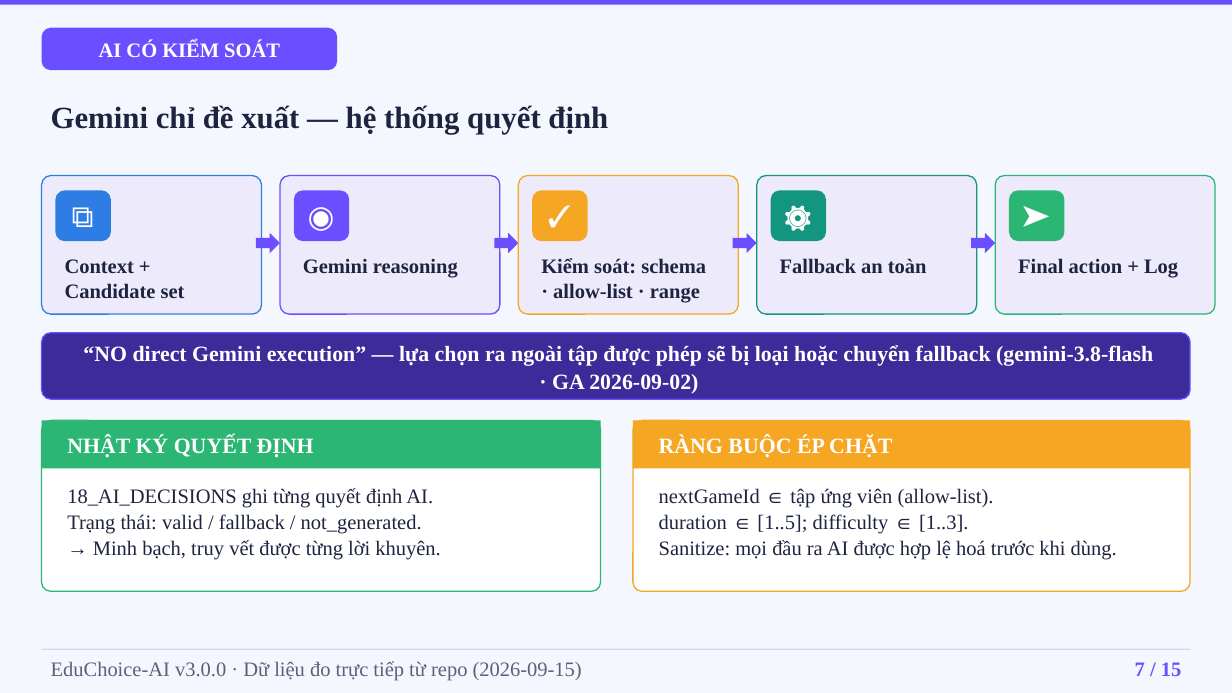
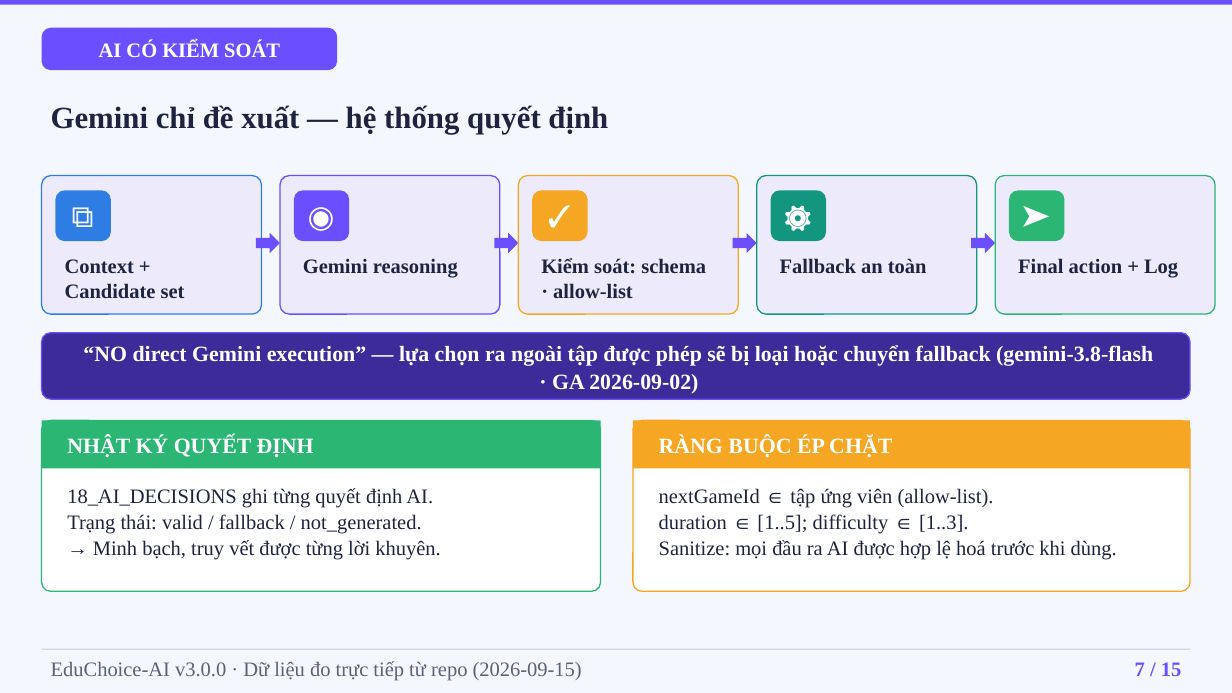
Before and after one commit to ltliem89/EduChoice, a slide deck: slide 7 of dist/presentation/01_EduChoice-AI_Presentation.pptx. Drawn at 1232x693 pixels with LibreOffice and Linux fonts; fonts in the diff are those of the drawing. Boxes give left, top, right and bottom in pixels: in the first picture for what was removed or moved away, otherwise in the second. Text is boxed around its words. In the diff, an @@ line names an element or a change of style, - is before the commit and + after.

```diff
--- a/dist/presentation/01_EduChoice-AI_Presentation.pptx
+++ b/dist/presentation/01_EduChoice-AI_Presentation.pptx
@@ text at [541,258,706,298]: text changed @@
-Kiểm soát: schema · allow-list · range
+Kiểm soát: schema · allow-list
```
Also in this commit, not shown: 3 other slides changed, 13 other files.
